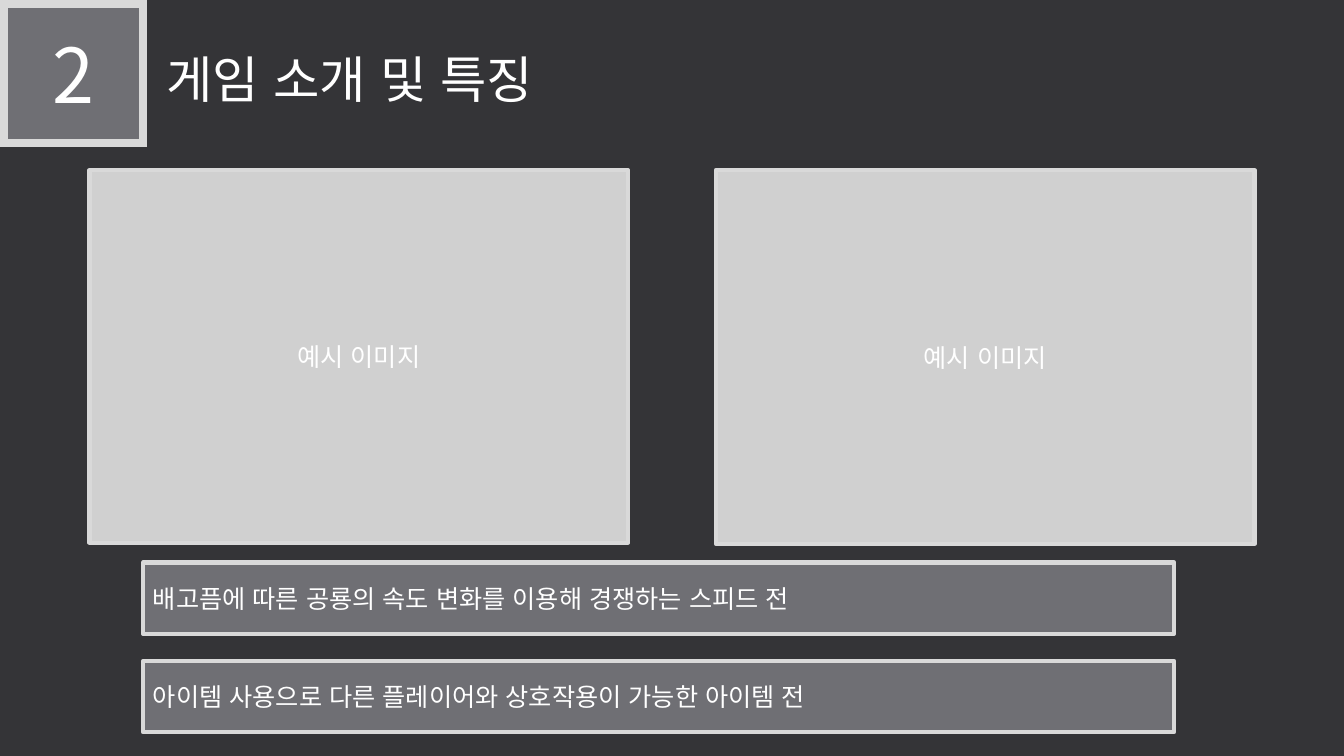
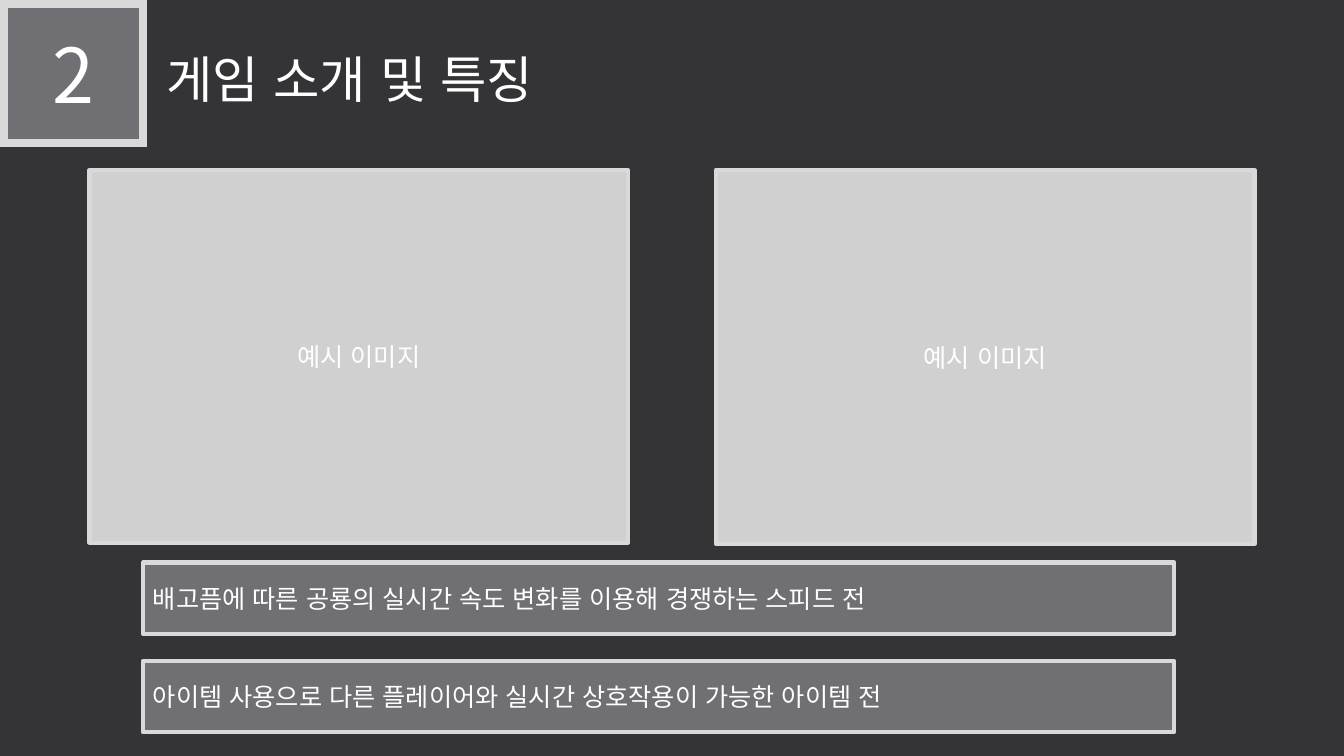
Before and after one commit to LEGO0937/Our_Project, a slide deck: slide 7 of 기획단계/졸작 제안서_최종수정중.pptx. Drawn at 1344x756 pixels with LibreOffice and Linux fonts; fonts in the diff are those of the drawing; grey boxes stand for pictures. Boxes give left, top, right and bottom in pixels: in the first picture for what was removed or moved away, otherwise in the second. Text is boxed around its words. In the diff, an @@ line names an element or a change of style, - is before the commit and + after.

```diff
--- a/기획단계/졸작 제안서_최종수정중.pptx
+++ b/기획단계/졸작 제안서_최종수정중.pptx
@@ text in rectangle at (153,587,865,610): text changed @@
-배고픔에 따른 공룡의 속도 변화를 이용해 경쟁하는 스피드 전
+배고픔에 따른 공룡의 실시간 속도 변화를 이용해 경쟁하는 스피드 전
@@ text in rectangle at (153,685,882,708): text changed @@
-아이템 사용으로 다른 플레이어와 상호작용이 가능한 아이템 전
+아이템 사용으로 다른 플레이어와 실시간 상호작용이 가능한 아이템 전
```
Also in this commit, not shown: 3 other slides changed.
